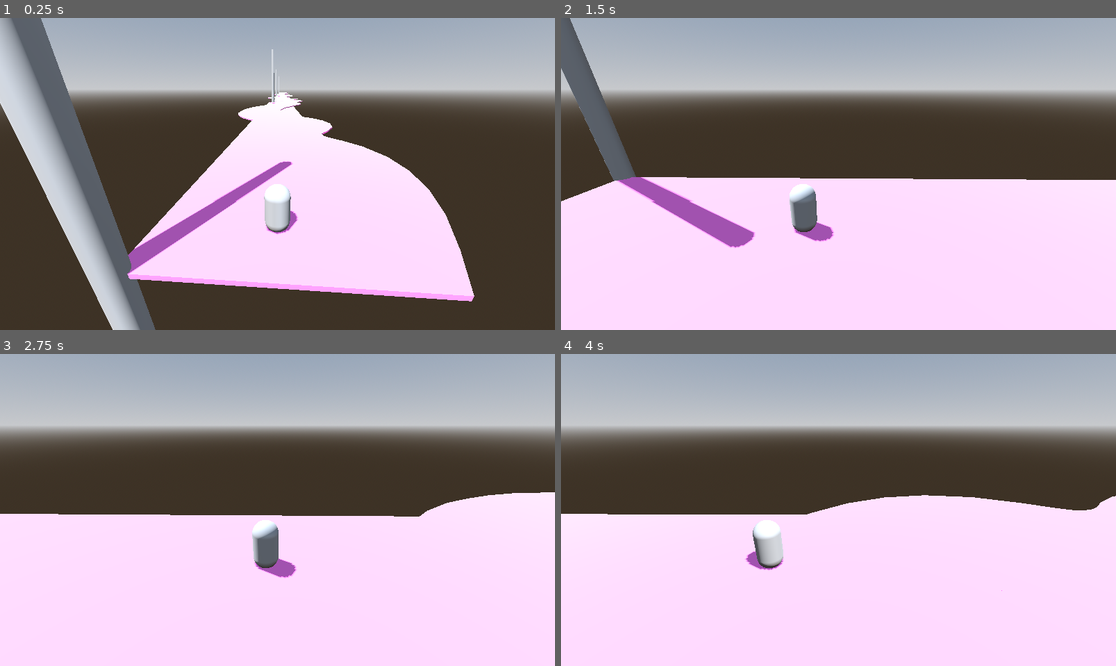
Above: before the commit, frames 1-4 (two rows, left to right).
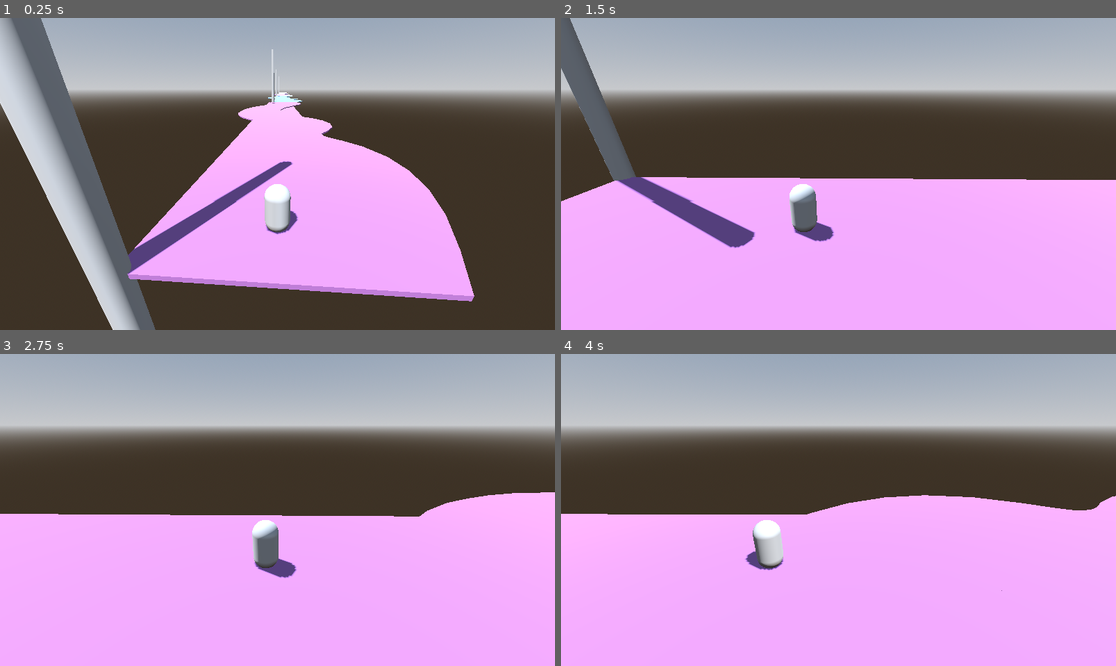
Above: after the commit, the same moments.

Repository: ludovancy/endless-roller
Game: Godot game, scene res://world.tscn
The game is run twice, just before and just after one commit, with the same random seed, the same clock (stepped at 60 frames per second) and the same inputs.
Inputs (mouse positions are in pixels of both pictures, inside the frame that each line leads up to):
- Up to frame 1 (0.25 s): no input
- Up to frame 2 (1.5 s): tap Enter at 0.5 s; move the mouse to (960, 158) at 0.52 s; hold Right (ui_right) 0.53-1.25 s; click (960, 158) at 0.67 s; drag from (727, 189) to (810, 236) at 1.27 s
- Up to frame 3 (2.75 s): move the mouse to (333, 441) at 2.02 s; hold Right (ui_right) from 2.03 s (still down)
- Up to frame 4 (4 s): release Right (ui_right) at 2.75 s; drag from (810, 572) to (672, 463) at 2.77 s; move the mouse to (1005, 556) at 3.52 s; hold Left (ui_left) from 3.53 s (still down)

The runs differ from the first frame. In frame 1, 24% of the frame differs, in the area x 22-86%, y 23-91%; in frame 2, 47%; in frame 3, 49%; in frame 4, 50%, in the area x 0-100%, y 45-100%.

Commit message:
Random Colors

Diff:
--- a/path.tscn
+++ b/path.tscn
@@ -1,12 +1,10 @@
 [gd_scene load_steps=5 format=3 uid="uid://32n2mkmfomch"]
 
 [ext_resource type="Script" path="res://src/path.gd" id="1_0tngy"]
+[ext_resource type="Material" uid="uid://bgovks7oliqog" path="res://res/path.tres" id="2_e6nam"]
 
 [sub_resource type="CylinderMesh" id="CylinderMesh_a1aqu"]
 height = 40.0
-
-[sub_resource type="StandardMaterial3D" id="StandardMaterial3D_ca6st"]
-albedo_color = Color(1, 0.48, 0.48, 1)
 
 [sub_resource type="Curve3D" id="Curve3D_uokhs"]
 
@@ -30,7 +28,7 @@
 path_continuous_u = true
 path_u_distance = 1.28
 path_joined = true
-material = SubResource("StandardMaterial3D_ca6st")
+material = ExtResource("2_e6nam")
 
 [node name="Path3D" type="Path3D" parent="."]
 curve = SubResource("Curve3D_uokhs")
--- /dev/null
+++ b/res/path.tres
@@ -0,0 +1,5 @@
+[gd_resource type="StandardMaterial3D" format=3 uid="uid://bgovks7oliqog"]
+
+[resource]
+resource_local_to_scene = true
+albedo_color = Color(1, 0.48, 0.48, 1)
--- a/src/path.gd
+++ b/src/path.gd
@@ -5,13 +5,16 @@
 @onready var csg_polygon_3d: CSGPolygon3D = $CSGPolygon3D
 
 @export var points_in_curve : int = 10
+@export var custom_material := preload("res://res/path.tres")
 
 func _ready() -> void:
+	var material_color = Color(randf_range(0.3, 0.8),
+			randf_range(0.3, 0.8),
+			randf_range(0.3, 0.8))
 	var mat = csg_polygon_3d.material
 	if is_instance_of(mat, StandardMaterial3D):
-		mat.albedo_color = Color(randf_range(.7, 1.0),
-				randf_range(.2, 1.0),
-				randf_range(.7, 1.0))
+		mat.albedo_color = material_color
+
 
 func set_points_in_curve(points : int):
 	points_in_curve = points
